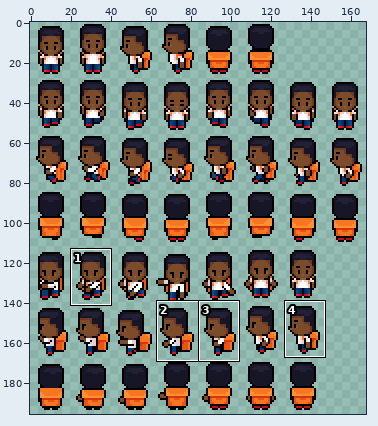
Edited in one commit: sprite sheet (Player/Heroi.png). Above: a wide view before the commit, with the close-up outlined.
Close-up. Old version:
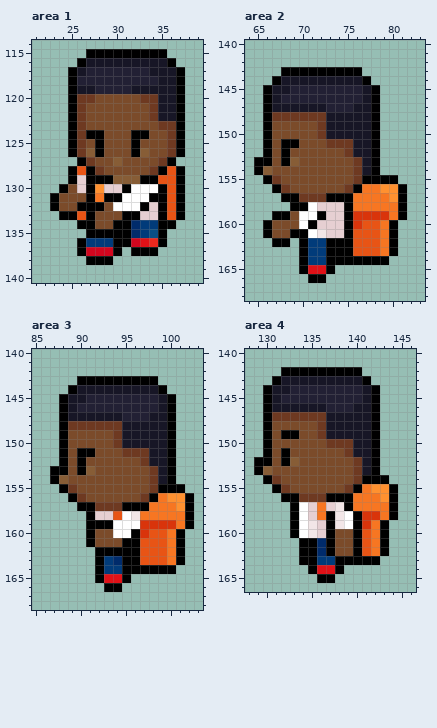
The file is 168x196 pixels. Shown: area 1: x 21..39, y 114..140; area 2: x 64..83, y 140..168; area 3: x 85..103, y 140..168; area 4: x 128..146, y 140..166. The commit also changed other parts of the picture, which this record leaves out.
After:
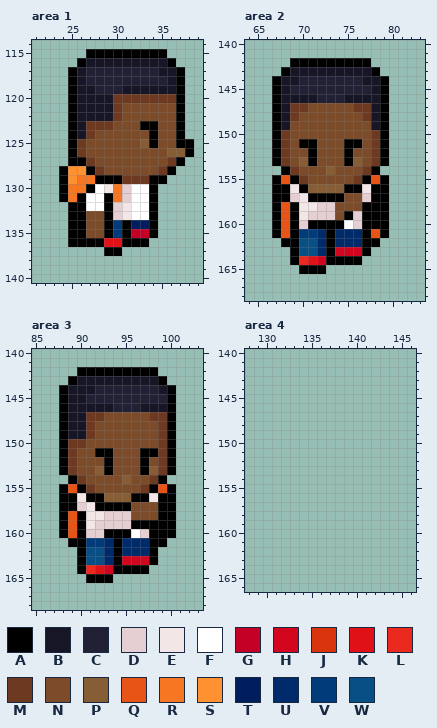
Palette (. is transparent): A #000000  B #171626  C #222034  D #e6cfd2  E #f2e6e7  F #ffffff  G #c40027  H #d1061e  J #d9340b  K #e01117  L #eb291e  M #6e3921  N #7b4b2a  P #875d36  Q #e85415  R #f77622  S #ff9130  T #001e5e  U #002b6b  V #013b7a  W #084f85
Change:
Changed rows in their new state; - is an unchanged pixel.
Area 1:
first column x 23:
117 -----------C----
118 ---B--------C---
119 --------B-------
120 ---BBBBMMM--MM--
121 ---BBBBM---NNN--
122 ---BBBBM---NNN--
123 ---BMMM---AANN--
124 ---BMN---NNA-N--
125 -----N---NPA-N-A
126 ----NN---NN--PPA
127 --A----N----NMA-
128 -ASS-------NMA.-
129 -ASRR--AMMM-A..-
130 --RR-FERD--A...-
131 .ARAFF-RD---...-
132 ..A-FFADE-FA...-
133 -.-AN-ADEFFA...-
134 --A-N-AV-TTA..--
135 --AANN-V-GGA.---
136 --A-AAKK-AA..---
137 ---...A--...----
138 ----...---------
Area 2:
first column x 65:
142 ----AAAAAAAAA----
143 ----BBBBBBBBBA---
144 -----CCCCCCCBBA--
145 -.A---------CBA--
146 -.ABBBB---BB-BA--
147 -.A-MMNNNNNMMBA--
148 -.AB-NNNNNNNMBA--
149 -.AB---NNNNNNBA--
150 -.AM---NNNNNNMA--
151 -.AMNAA-NNAANMA--
152 -.AM--A---ANNMA--
153 ..AMNPA---APNMA--
154 ...AM---P--NM----
155 -.AQAM-------Q-.-
156 ---AEAPPPPA-EAA..
157 --A-DEAA--NNDAA..
158 --AQ-EE--NNNAAA..
159 ---QAEDD-N-DAAA..
160 -.AQAD-AAAFDAAA.-
161 -.AQ-VVUAUUUA-A.-
162 --.-AWWU-UUUAA..-
163 ----AWWU-HHHA...-
164 ----ALKH----...--
165 ------AA.--------
166 ------..---------
Area 3:
first column x 87:
142 ---AAAAAAAAA----
143 --ABBBBBBBBBA---
144 -AB--CCCCCCCBA--
145 ------------C---
146 ---BBBB---BB----
147 ----MMNNNNNMM---
148 --BB-NNNNNNNM---
149 --BBM--NNNNNM---
150 --MM---NNNNNM---
151 --MNNAA-NNAAM---
152 --MN--A---ANM---
153 .-MNNPA---APM---
154 ..AM----P---A.--
155 --QAM-----MAQ-.-
156 -A-EAAPPPAAEAA..
157 -AADEAAA-NNNAA..
158 -AQAEE-DDNNNAA..
159 -AQAEDDDDAAAAA..
160 -AQADDAAAFDAAA.-
161 --AAVVUAUUUAA..-
162 ---AWWU-UUUA...-
163 ---AWWUAHHHA...-
164 ---ALKHA---...--
165 ----A-A..-------
166 ------..--------
Area 4:
first column x 129:
142 ---.........----
143 --...........---
144 -.............--
145 -.............--
146 -.............--
147 -.............--
148 -.............--
149 -.............--
150 -.............--
151 -.............--
152 ..............--
153 ..............--
154 -..............-
155 --..............
156 ---.............
157 ----............
158 ----............
159 ----...........-
160 ----...........-
161 -----..........-
162 -----..........-
163 -----.........--
164 ------....------
165 -------..-------
